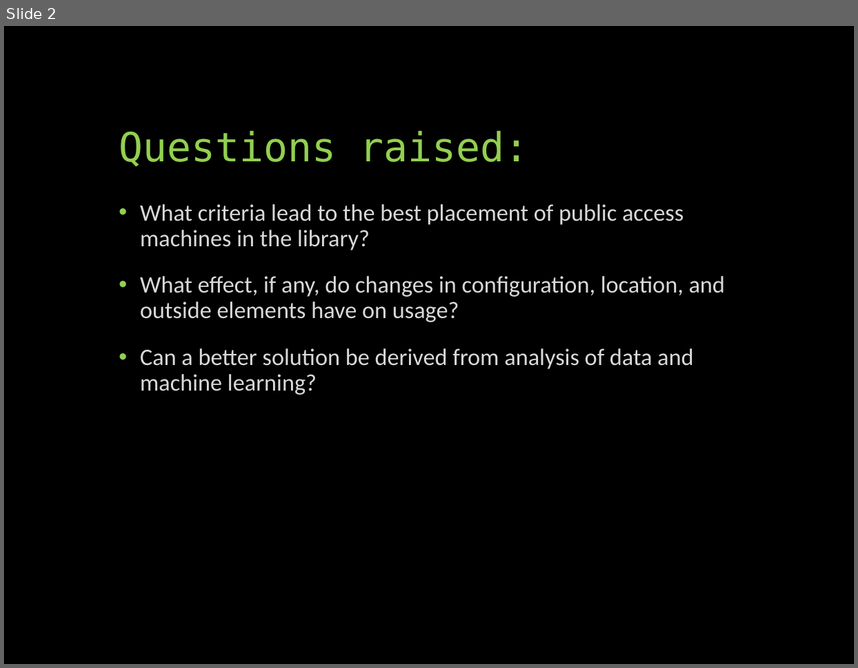
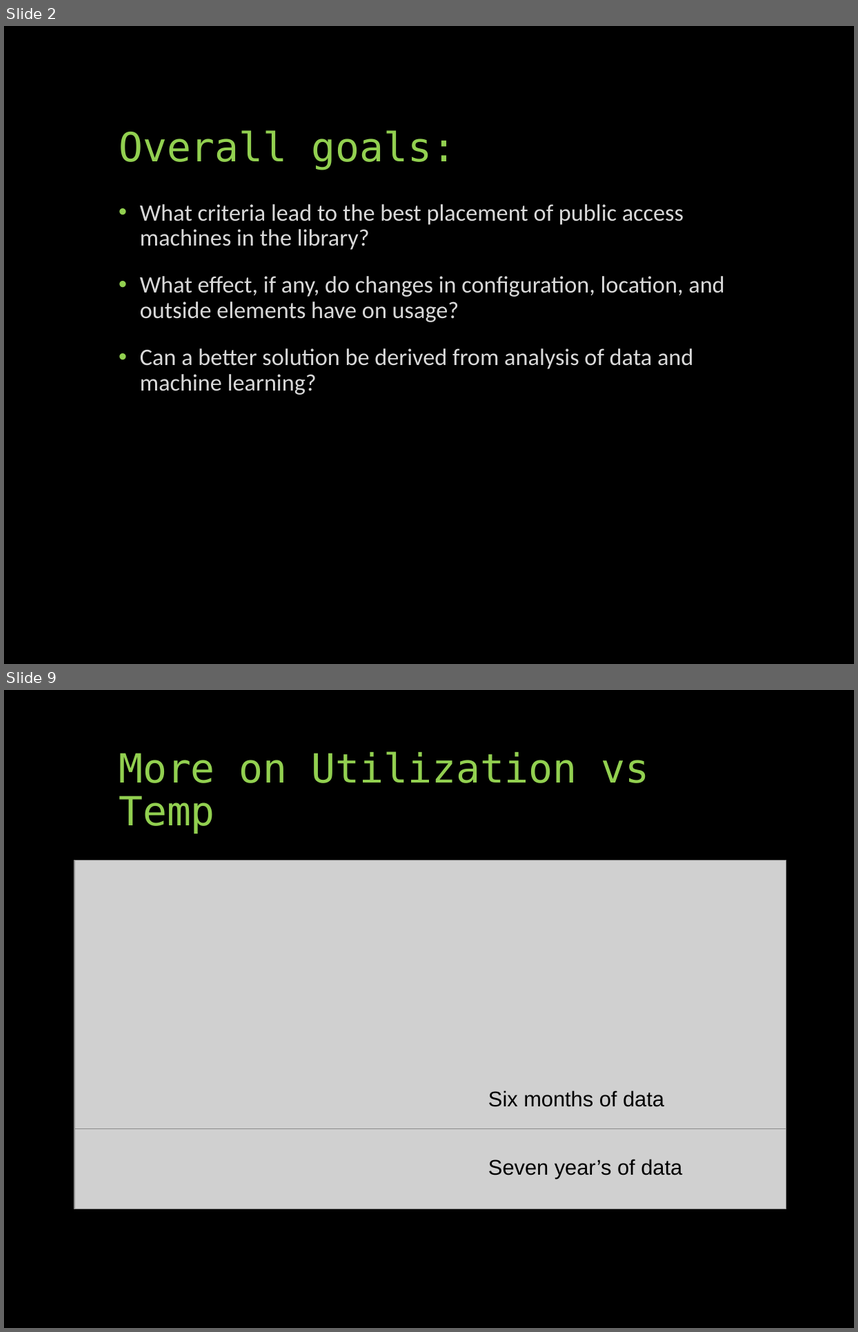
Before and after one commit to UNCG-CSE/Library-Computer-Usage-Analysis, a slide deck: docs/Computers in the Libraries.pptx. Shown one above the other, each under a label of ours: slide 2 before the commit, slides 2 and 9 after it; the slides between them are not shown. The pictures are 858x668 and 858x1332 pixels, drawn with LibreOffice and Linux fonts; fonts in the diff are those of the drawing; grey boxes stand for pictures. Boxes give left, top, right and bottom in pixels: in the first picture for what was removed or moved away, otherwise in the second. Text is boxed around its words. In the diff, an @@ line names an element or a change of style, - is before the commit and + after.

```diff
--- a/docs/Computers in the Libraries.pptx
+++ b/docs/Computers in the Libraries.pptx
@@ slide 9 added at (4,690,854,1328), background #000000 @@
@@ text added at (119,751,649,834), 34 pt, text #92D050 @@
+More on Utilization vs Temp
@@ picture added at (74,860,786,1130) @@
@@ text added at (488,1090,664,1107), 18 pt, text #000000 @@
+Six months of data
@@ picture added at (74,1129,786,1209) @@
@@ text added at (488,1159,682,1178), 18 pt, text #000000 @@
+Seven year’s of data
@@ slide 2 changed as well @@
@@ text at (119,130,457,170): text changed @@
-Questions raised:
+Overall goals:
```
Also in this commit, not shown: 1 other slide changed, 8 other slides added, 7 slides removed, 1 other file.
